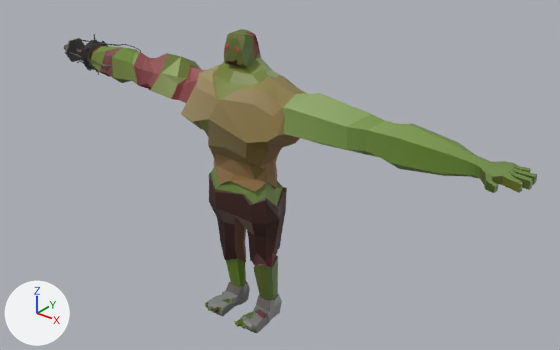
Renders of the FBX model Assets/Models/Zombies/stronk1.fbx from each side of a commit.
Rendered twice from a 50 mm camera at (3.07, -3.48, 3.31) aimed at (0.11, 0.21, 1.02). The axes (+X, +Y, +Z) are drawn at lower left. The lights are the same throughout. Where no turn or scale is listed for an object, it has been applied to the vertices.
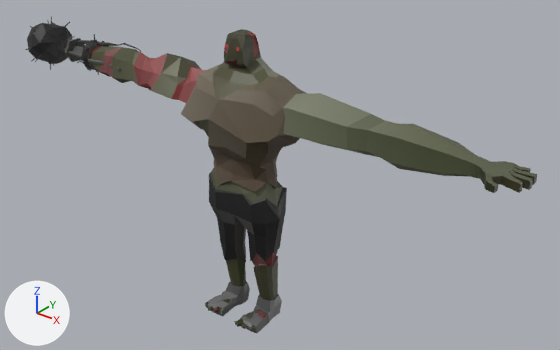
Pixel boxes [x1, y1, x2, y2] of what changed, in the pictures (560 x 350 px):
'Cube', surface changed, reshaped (8% wider): before [64, 29, 537, 333]; after [25, 17, 537, 333]
part 1 of me_cube_008, built on: before [64, 39, 139, 66]; after [27, 17, 140, 71]

The edits, one by one:
Picture 'Zombie Atlas 1.png' (img_zombie_atlas_1_png) is new.
Material 'Zombie' (mat_zombie) changes its picture from img_zombie_atlas_2_png to img_zombie_atlas_1_png.
me_cube_008 is used by ob_cube; location (0.0, 0.0, 0.0).
me_cube_008 had 1487 vertices, 1682 faces and spanned x -1.83..1.89, y -0.27..0.21, z -0.01..2.05.
me_cube_008 now has 1631 vertices, 1829 faces and spans x -2.24..1.89, y -0.27..0.24, z -0.01..2.05.
Part 1, on me_cube_008:
30 vertices are removed from x -1.83..-1.17, y -0.01..0.13, z 1.58..1.71.
61 faces are deleted.
3 vertices in x -1.64..-1.49, y 0.01..0.02, z 1.69..1.7 move by (-0.02, 0.01, -0.01).
3 vertices in x -1.7..-1.49, y 0.01..0.02, z 1.59..1.67 move by (0.0, 0.01, -0.03).
3 vertices in x -1.64..-1.49, y 0.01, z 1.69..1.7 move by (-0.02, -0.01, -0.01).
67 vertices move from x -1.7..-1.17, y -0.11..0.13, z 1.59..1.71 to x -1.71..-1.02, y -0.1..0.13, z 1.56..1.72.
126 vertices are added at x -2.19..-1.16, y -0.17..0.19, z 1.43..1.77.
176 new faces join them.
